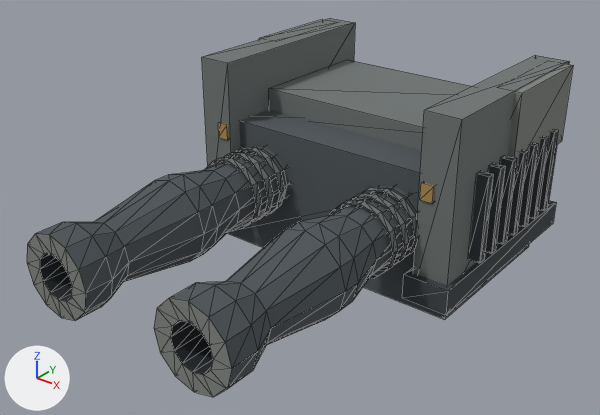
What one commit did to the OBJ model Resources/enemies/SiegeTurretHead/SiegeTurretHead.obj.
One viewpoint serves both versions: a camera (50 mm lens) standing at (2.49, -3.82, 2.27) and looking at (-0.02, -0.69, 0.33). Every picture has the same lights, and +X, +Y and +Z are marked at lower left. The older version comes first. Mesh edges are drawn as thin lines. Where no turn or scale is listed for an object, it has been applied to the vertices. Vertices at exactly the same position are counted once.

In view in the first picture: 'SiegeTurretHead'.
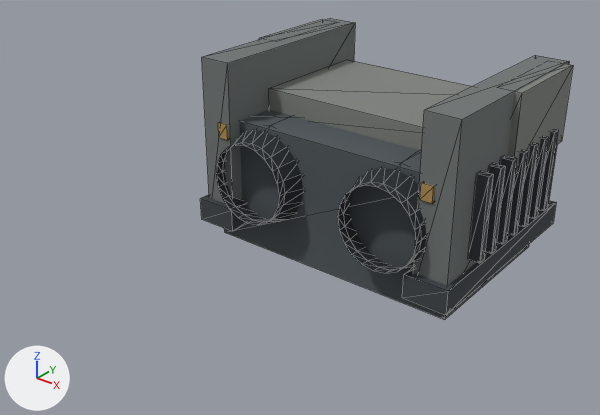
Where the change shows, as pixel boxes [x1, y1, x2, y2] in the pictures (600 x 415 px):
'SiegeTurretHead', reshaped (32% narrower, 20% shorter)
    before: [27, 18, 573, 397]
    after: [201, 18, 573, 320]
part 1 of me_siegeturrethead, rebuilt
    before: [154, 186, 418, 397]
    after: [338, 168, 426, 273]
part 2 of me_siegeturrethead, rebuilt
    before: [27, 147, 290, 321]
    after: [216, 130, 303, 225]
part 3 of me_siegeturrethead, deleted
    before: [205, 147, 418, 279]
part 4 of me_siegeturrethead, surface changed
    both: [277, 61, 469, 149]

The edits, one by one:
me_siegeturrethead is used by ob_siegeturrethead; location (0.0, 0.0, 0.0).
me_siegeturrethead had 656 vertices, 1012 faces and spanned x -0.89..0.89, y -1.95..0.7, z -0.16..0.98.
me_siegeturrethead now has 360 vertices, 540 faces and spans x -0.89..0.89, y -0.64..0.7, z -0.16..0.98.
me_siegeturrethead part 1: the loose piece of 132 vertices spanning x 0.19..0.69, y -1.95..0.5, z 0.07..0.57 is rebuilt with 80 vertices and now spans x 0.14..0.74, y -0.64..0.44, z 0.02..0.62.
me_siegeturrethead part 2: the loose piece of 132 vertices spanning x -0.69..-0.19, y -1.95..0.5, z 0.07..0.57 is rebuilt with 80 vertices and now spans x -0.74..-0.14, y -0.64..0.44, z 0.02..0.62.
me_siegeturrethead part 3: 8 loose pieces with 192 vertices, spanning x -0.64..0.64, y -1.74..-0.55, z 0.12..0.53, are deleted.
me_siegeturrethead part 4: 12 kept faces spanning x -0.62..0.62, y -0.22..0.58, z 0.57..0.75 get new texture (UV) coordinates.
